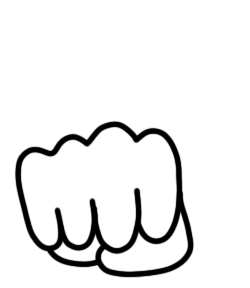
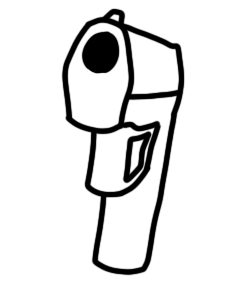
Layered file, before and after one edit (250x288). Changes by layer:
added layer "Layer 20" above "Layer 19" over [61,8,185,276]
hid "Layer 15" over [14,120,195,278]
